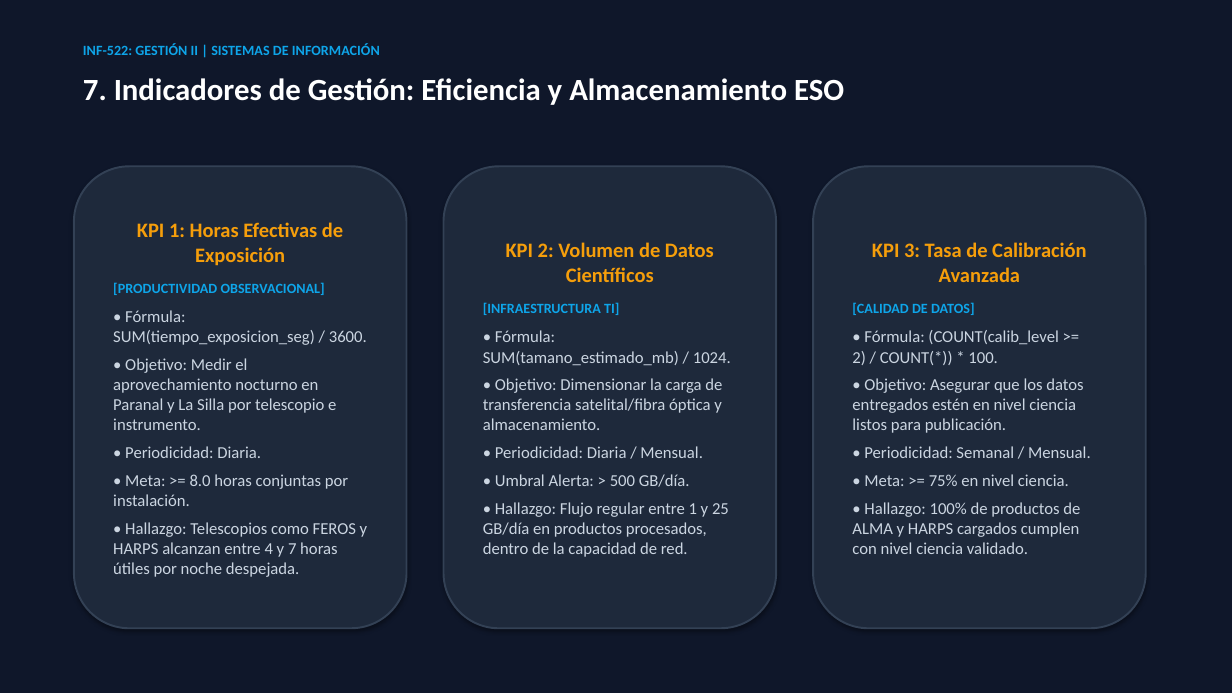
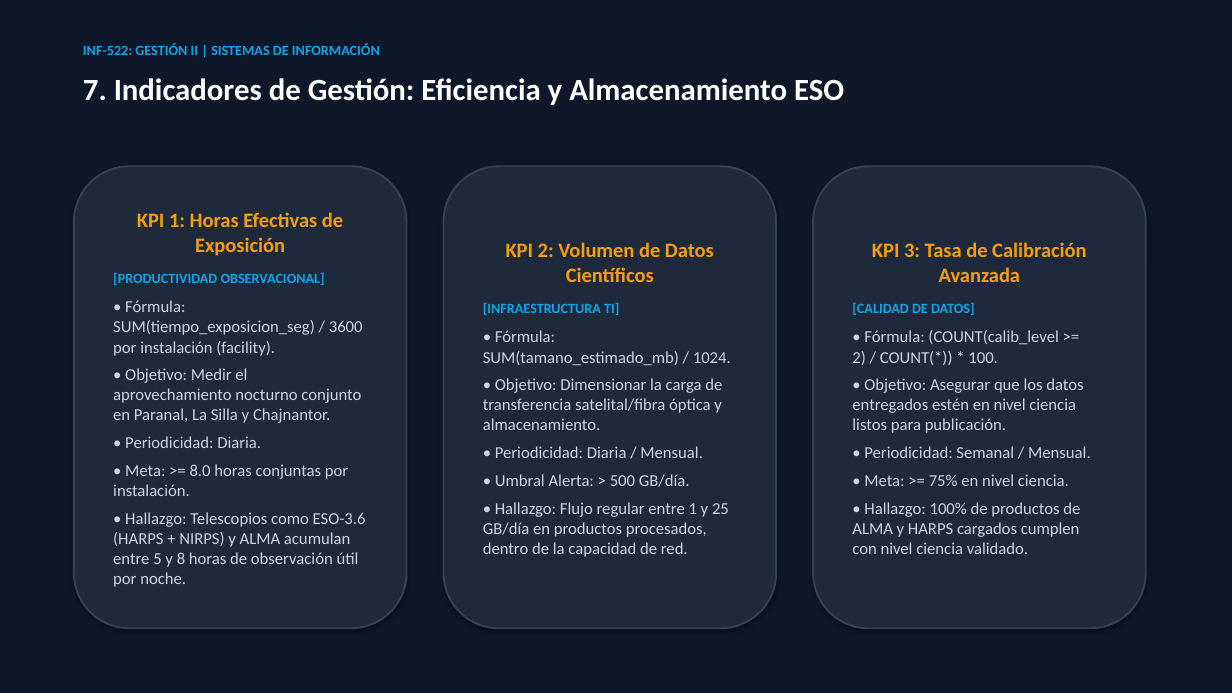
Before and after one commit to Francoisere/Gestion2-ESO, a slide deck: slide 8 of presentacion/Presentacion_INF522_Gestion_Datos_Astronomicos.pptx. Drawn at 1232x693 pixels with LibreOffice and Linux fonts; fonts in the diff are those of the drawing. Boxes give left, top, right and bottom in pixels: in the first picture for what was removed or moved away, otherwise in the second. Text is boxed around its words. In the diff, an @@ line names an element or a change of style, - is before the commit and + after.

Commit message:
feat: optimización de pipeline ETL, DAGs Airflow, métricas de auditoría y entregables INF-522

```diff
--- a/presentacion/Presentacion_INF522_Gestion_Datos_Astronomicos.pptx
+++ b/presentacion/Presentacion_INF522_Gestion_Datos_Astronomicos.pptx
@@ text in rounded rectangle at box(113, 300, 363, 423): text changed @@
-• Fórmula: SUM(tiempo_exposicion_seg) / 3600.
-• Objetivo: Medir el aprovechamiento nocturno en Paranal y La Silla por telescopio e instrumento.
+• Fórmula: SUM(tiempo_exposicion_seg) / 3600 por instalación (facility).
+• Objetivo: Medir el aprovechamiento nocturno conjunto en Paranal, La Silla y Chajnantor.
@@ text in rounded rectangle at box(113, 512, 366, 587): text changed @@
-• Hallazgo: Telescopios como FEROS y HARPS alcanzan entre 4 y 7 horas útiles por noche despejada.
+• Hallazgo: Telescopios como ESO-3.6 (HARPS + NIRPS) y ALMA acumulan entre 5 y 8 horas de observación útil por noche.
```
Also in this commit, not shown: 1 other slide changed, 12 other files.
